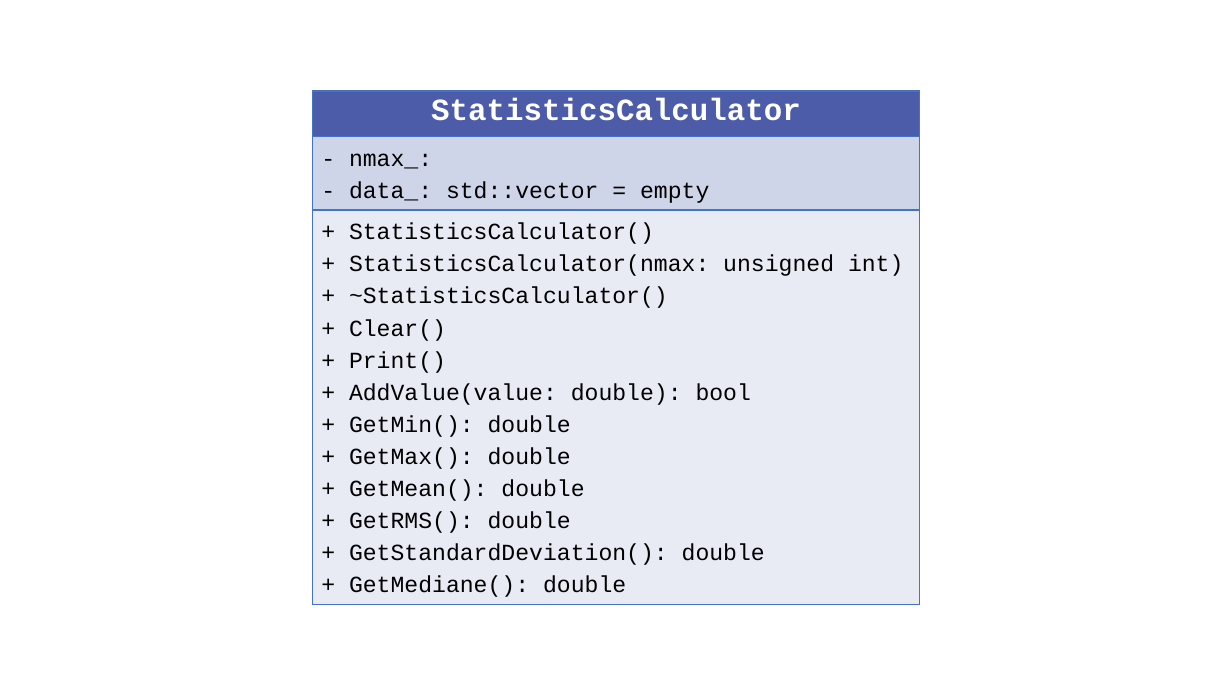
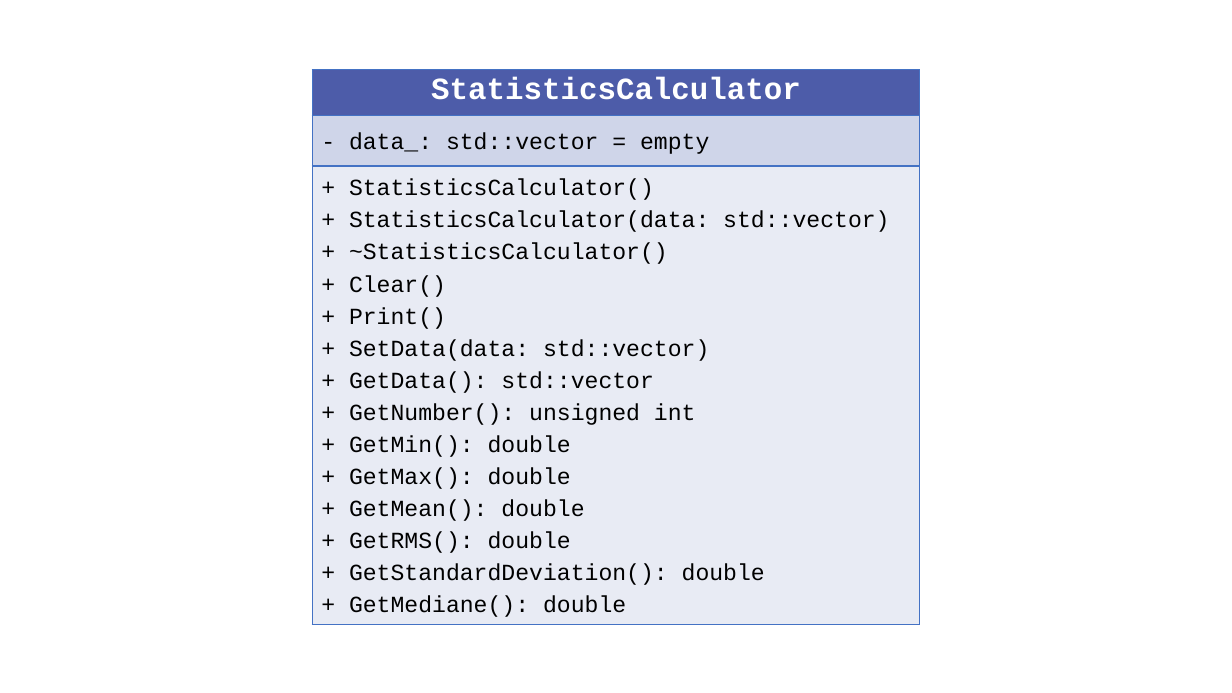
Before and after one commit to echabert/ESIPAPCpp, a slide deck: slide 2 of doc/session2/UML.pptx. Drawn at 1232x693 pixels with LibreOffice and Linux fonts; fonts in the diff are those of the drawing. Boxes give left, top, right and bottom in pixels: in the first picture for what was removed or moved away, otherwise in the second. Text is boxed around its words. In the diff, an @@ line names an element or a change of style, - is before the commit and + after.

```diff
--- a/doc/session2/UML.pptx
+++ b/doc/session2/UML.pptx
@@ table at [312,69,921,623] @@
-row 2, column 1: - nmax_: / - data_: std::vector = empty
+row 2, column 1: - data_: std::vector = empty
-row 3, column 1: + StatisticsCalculator() / + StatisticsCalculator(nmax: unsigned int) / + ~StatisticsCalculator() / + Clear() / + Print() / + AddValue(value: double): bool / + GetMin(): double / + GetMax(): double / + GetMean(): double / + GetRMS(): double / + GetStandardDeviation(): double / + GetMediane(): double
+row 3, column 1: + StatisticsCalculator() / + StatisticsCalculator(data: std::vector) / + ~StatisticsCalculator() / + Clear() / + Print() / + SetData(data: std::vector) / + GetData(): std::vector / + GetNumber(): unsigned int / + GetMin(): double / + GetMax(): double / + GetMean(): double / + GetRMS(): double / + GetStandardDeviation(): double / + GetMediane(): double
@@ table: place and size @@
-table at [312,91,921,602]
+table at [312,69,921,623]
```
Also in this commit, not shown: 1 other slide changed, 3 other files.
